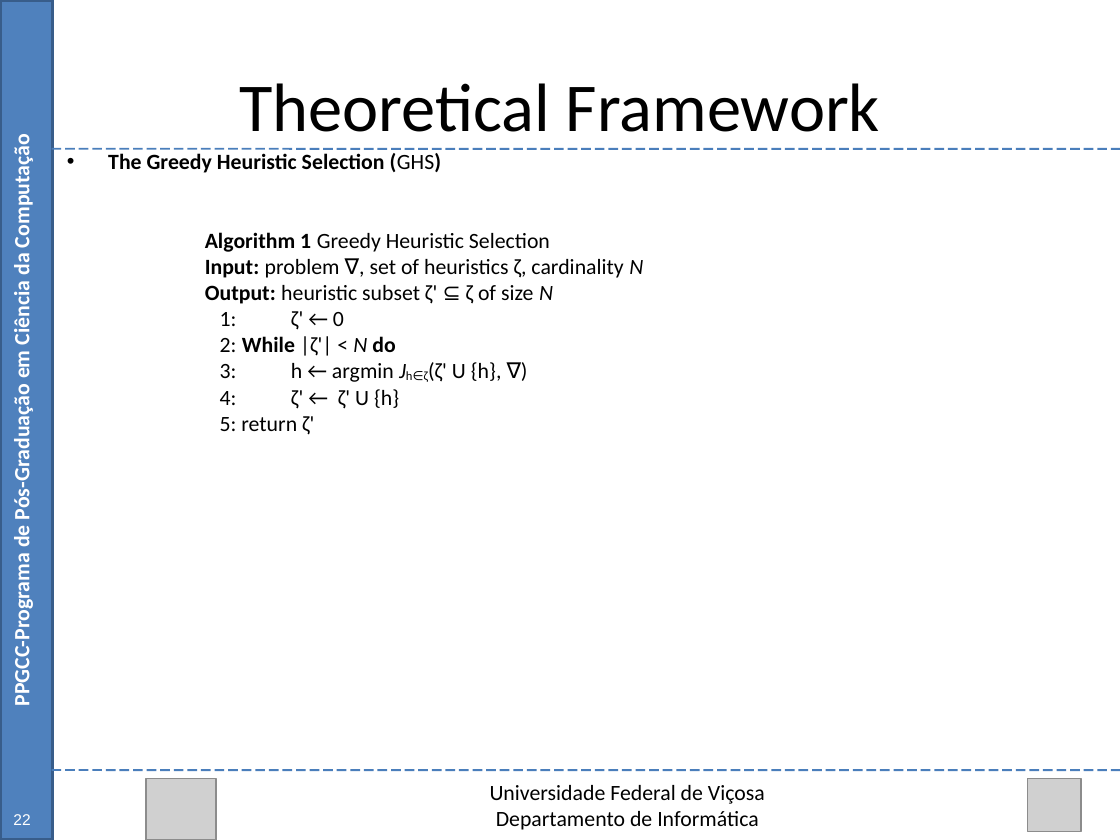
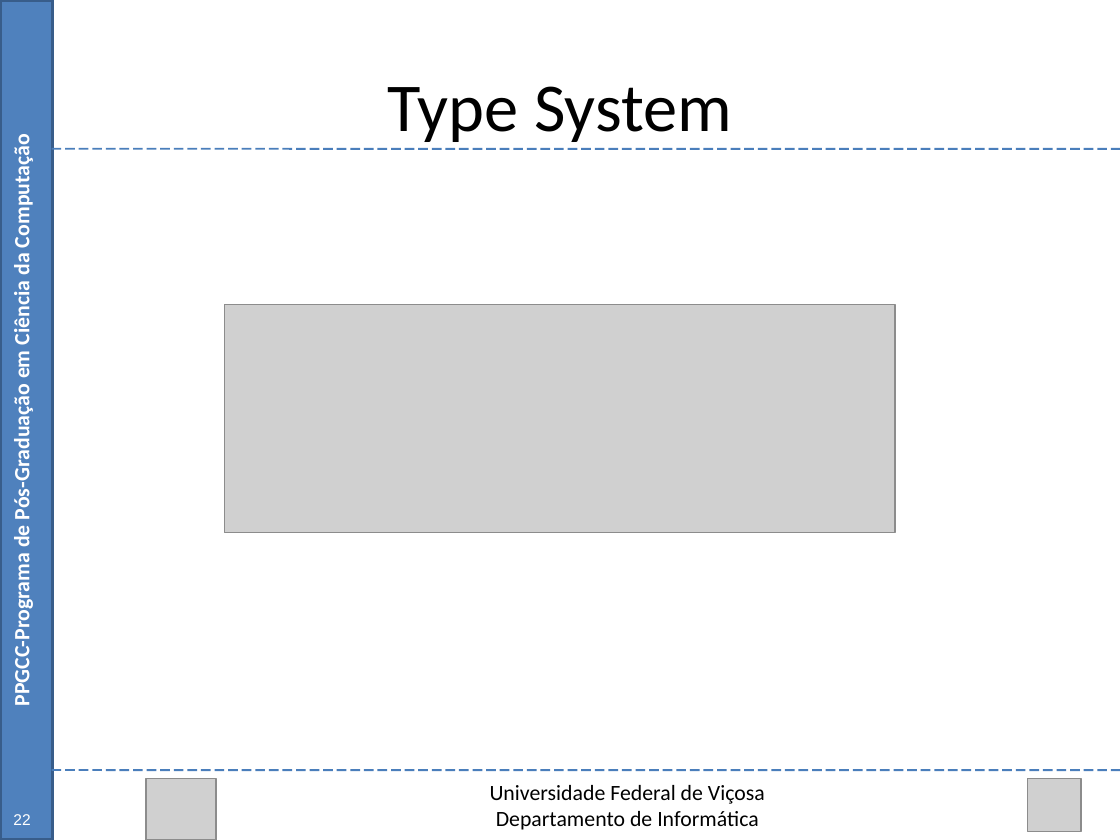
Before and after one commit to Marvinsky/research-marvin, a slide deck: slide 27 of latex/odp/selection heuristics.odp (slide 23 before the commit). Drawn at 1120x840 pixels with LibreOffice and Linux fonts; fonts in the diff are those of the drawing; grey boxes stand for pictures. Boxes give left, top, right and bottom in pixels: in the first picture for what was removed or moved away, otherwise in the second. Text is boxed around its words. In the diff, an @@ line names an element or a change of style, - is before the commit and + after.

Commit message:
11/09/15 update selection heuristics.odp

```diff
--- a/latex/odp/selection heuristics.odp
+++ b/latex/odp/selection heuristics.odp
@@ text at [388,86,732,142]: text changed @@
-Theoretical Framework
+Type System
@@ text removed at [108,153,643,435] @@
-• The Greedy Heuristic Selection (GHS)
-Algorithm 1 Greedy Heuristic Selection
-Input: problem ∇, set of heuristics ζ, cardinality N
-Output: heuristic subset ζ' ⊆ ζ of size N
-1: ζ' ← 0
-2: While |ζ'| < N do
-3: h ← argmin Jh∈ζ(ζ' U {h}, ∇)
-4: ζ' ← ζ' U {h}
-5: return ζ'
@@ picture added at [224,305,895,533] @@
```
Also in this commit, not shown: 33 other slides changed, 16 slides added.
